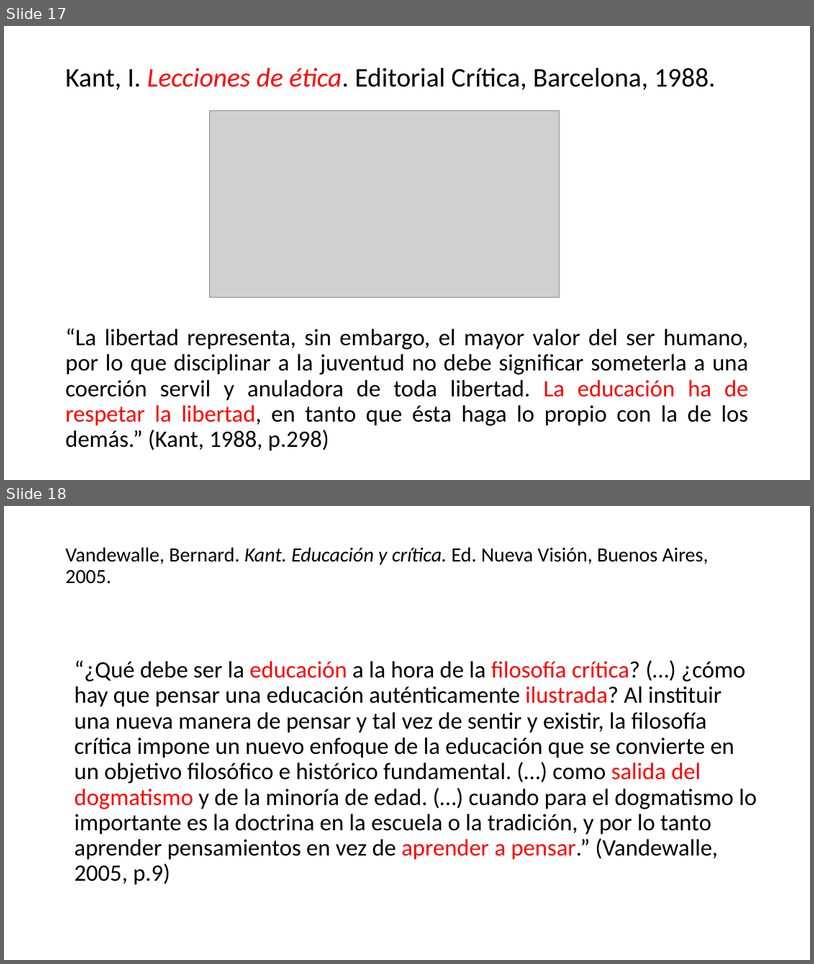
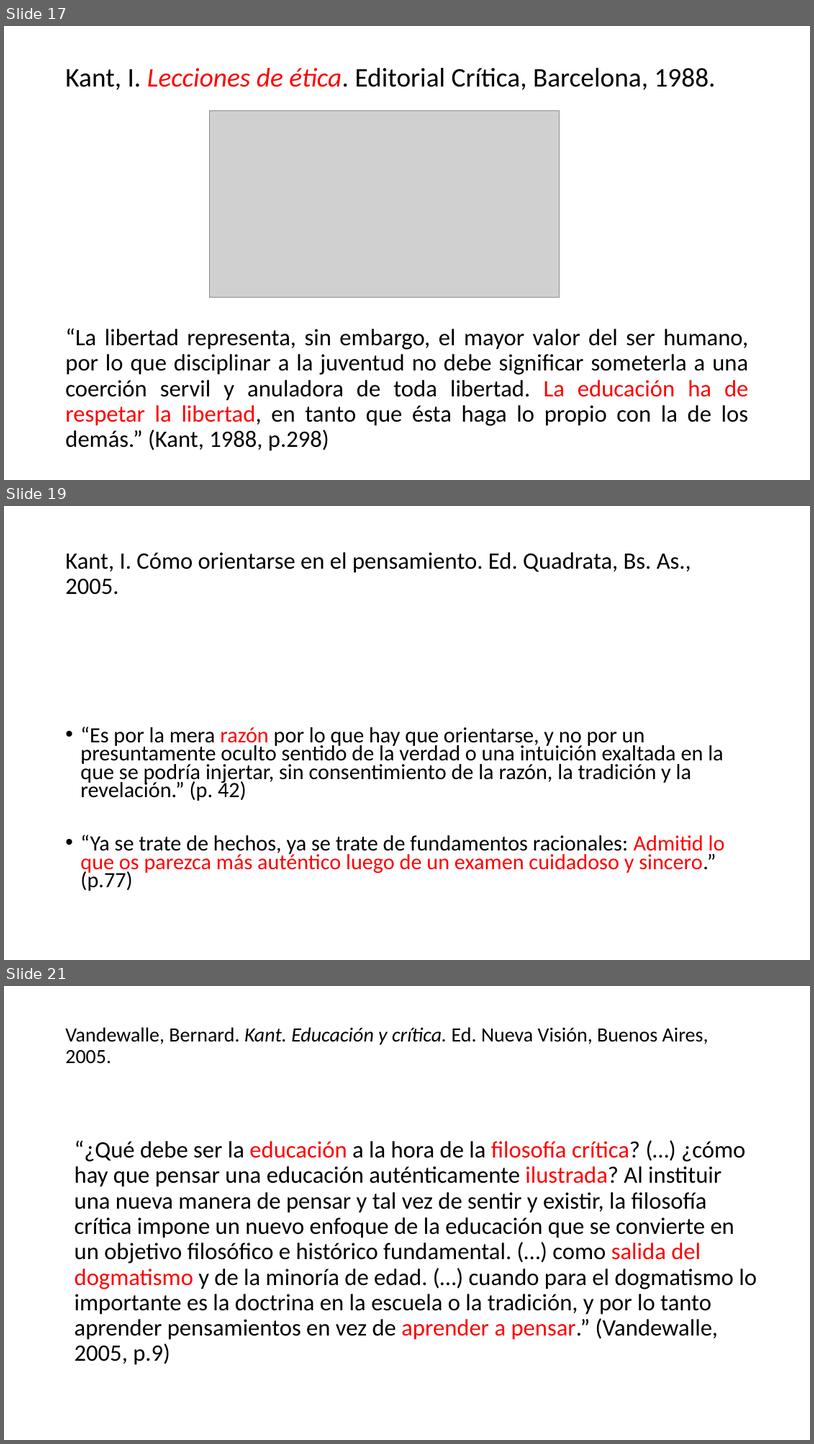
Before and after one commit to zaboltar/zaboltar.github.io, a slide deck: assets uarm/2023 1 UarmPCrit/Kant - ilustracion proyecto critico educacion.pptx. Shown one above the other, each under a label of ours: slides 17 and 18 before the commit, slides 17, 19 and 21 after it; the slides between them are not shown. The pictures are 814x964 and 814x1444 pixels, drawn with LibreOffice and Linux fonts; fonts in the diff are those of the drawing; grey boxes stand for pictures. Boxes give left, top, right and bottom in pixels: in the first picture for what was removed or moved away, otherwise in the second. Text is boxed around its words. In the diff, an @@ line names an element or a change of style, - is before the commit and + after.

```diff
--- a/assets uarm/2023 1 UarmPCrit/Kant - ilustracion proyecto critico educacion.pptx
+++ b/assets uarm/2023 1 UarmPCrit/Kant - ilustracion proyecto critico educacion.pptx
@@ slide 19 added at [4,506,810,960], background #FFFFFF @@
@@ title added at [65,552,692,595], 28 pt, text #000000 @@
+Kant, I. Cómo orientarse en el pensamiento. Ed. Quadrata, Bs. As., 2005.
@@ text added at [80,726,725,890], 25.9 pt, text #000000 @@
+• “Es por la mera razón por lo que hay que orientarse, y no por un presuntamente oculto sentido de la verdad o una intuición exaltada en la que se podría injertar, sin consentimiento de la razón, la tradición y la revelación.” (p. 42)
+• “Ya se trate de hechos, ya se trate de fundamentos racionales: Admitid lo que os parezca más auténtico luego de un examen cuidadoso y sincero.” (p.77)
@@ what was slide 18 is now slide 21 @@
```
Also in this commit, not shown: 1 slide changed, 12 other slides added, 3 slides removed, 9 other files.
